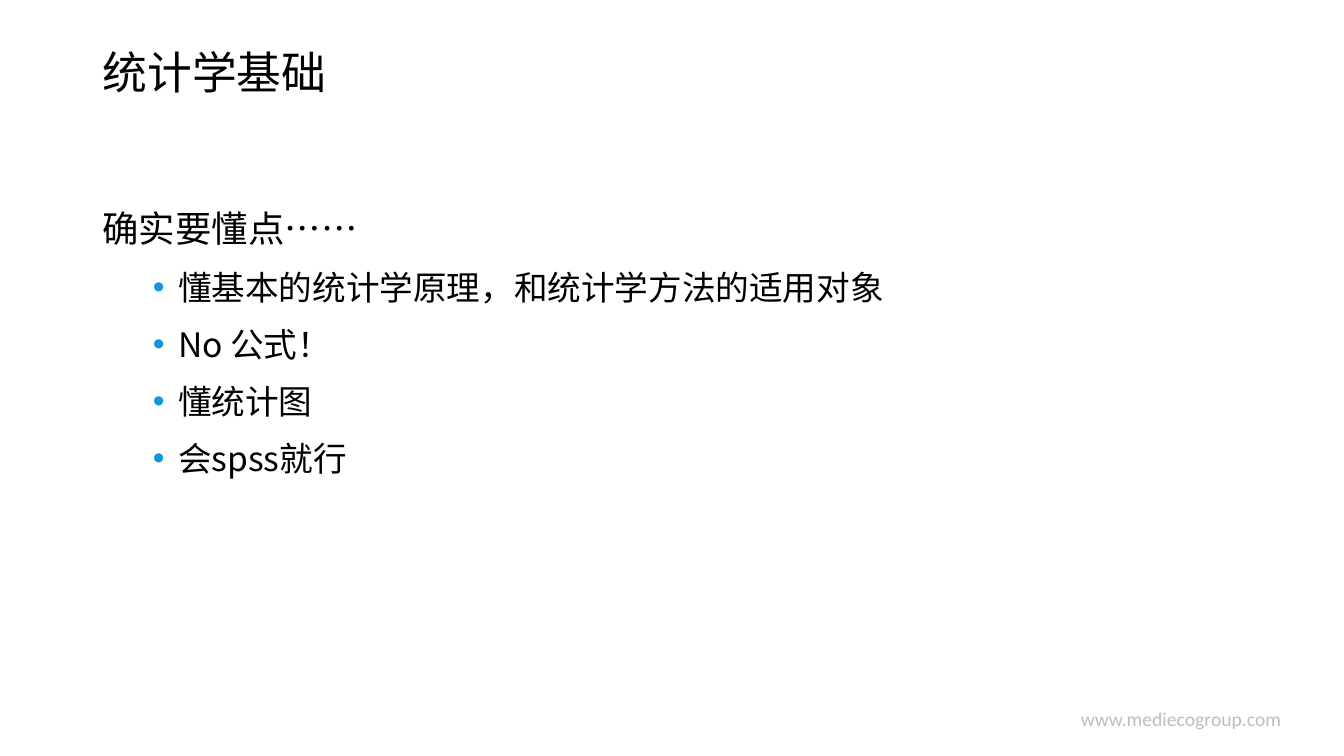
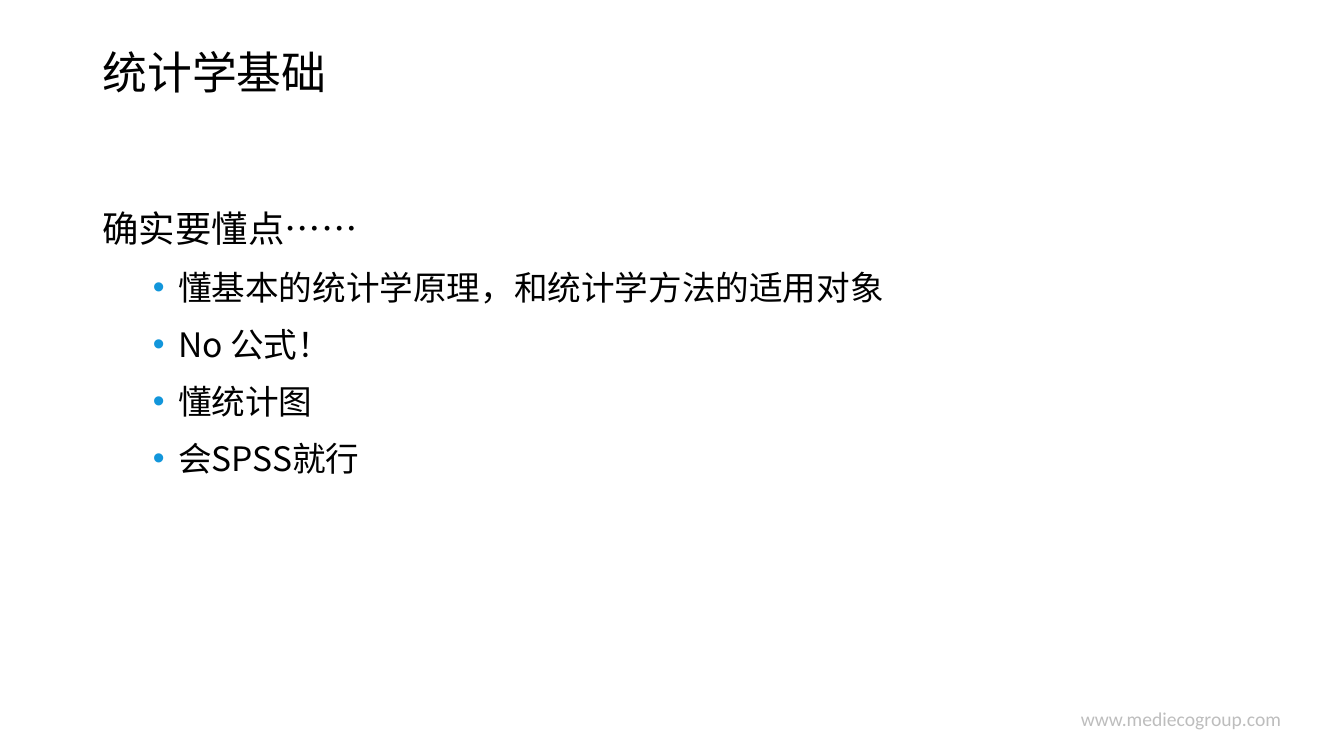
Before and after one commit to hao203/rmd_china, a slide deck: slide 17 of slides/00.Introduction/00.pptx (slide 18 before the commit). Drawn at 1344x756 pixels with LibreOffice and Linux fonts; fonts in the diff are those of the drawing; background and template pictures are left out. Boxes give left, top, right and bottom in pixels: in the first picture for what was removed or moved away, otherwise in the second. Text is boxed around its words. In the diff, an @@ line names an element or a change of style, - is before the commit and + after.

```diff
--- a/slides/00.Introduction/00.pptx
+++ b/slides/00.Introduction/00.pptx
@@ text at (x1=178, y1=442, x2=359, y2=474): text changed @@
-  • 会spss就行
+  • 会SPSS就行
```
Also in this commit, not shown: 7 other slides changed, 1 slide removed, 9 other files.
